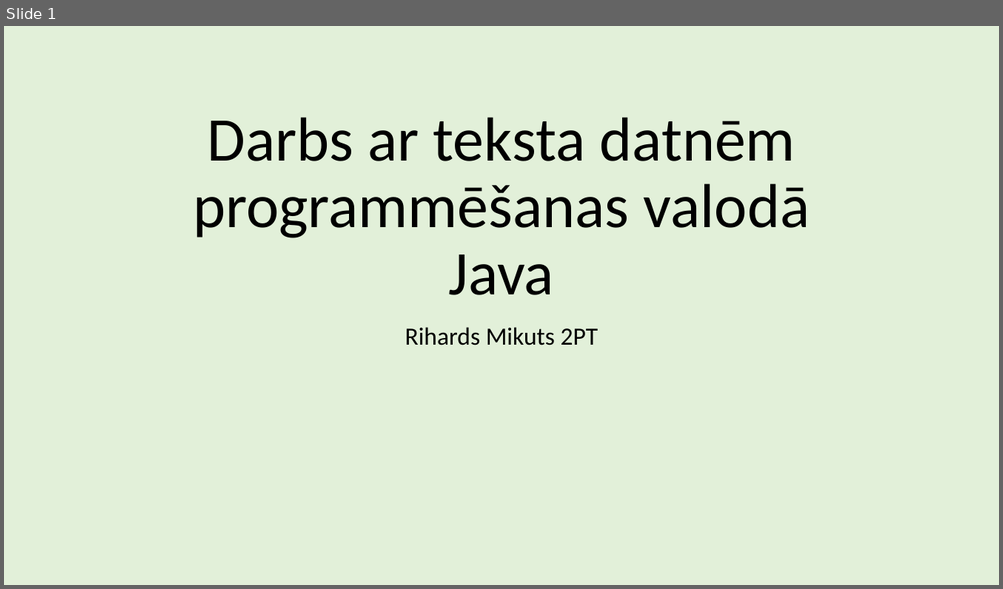
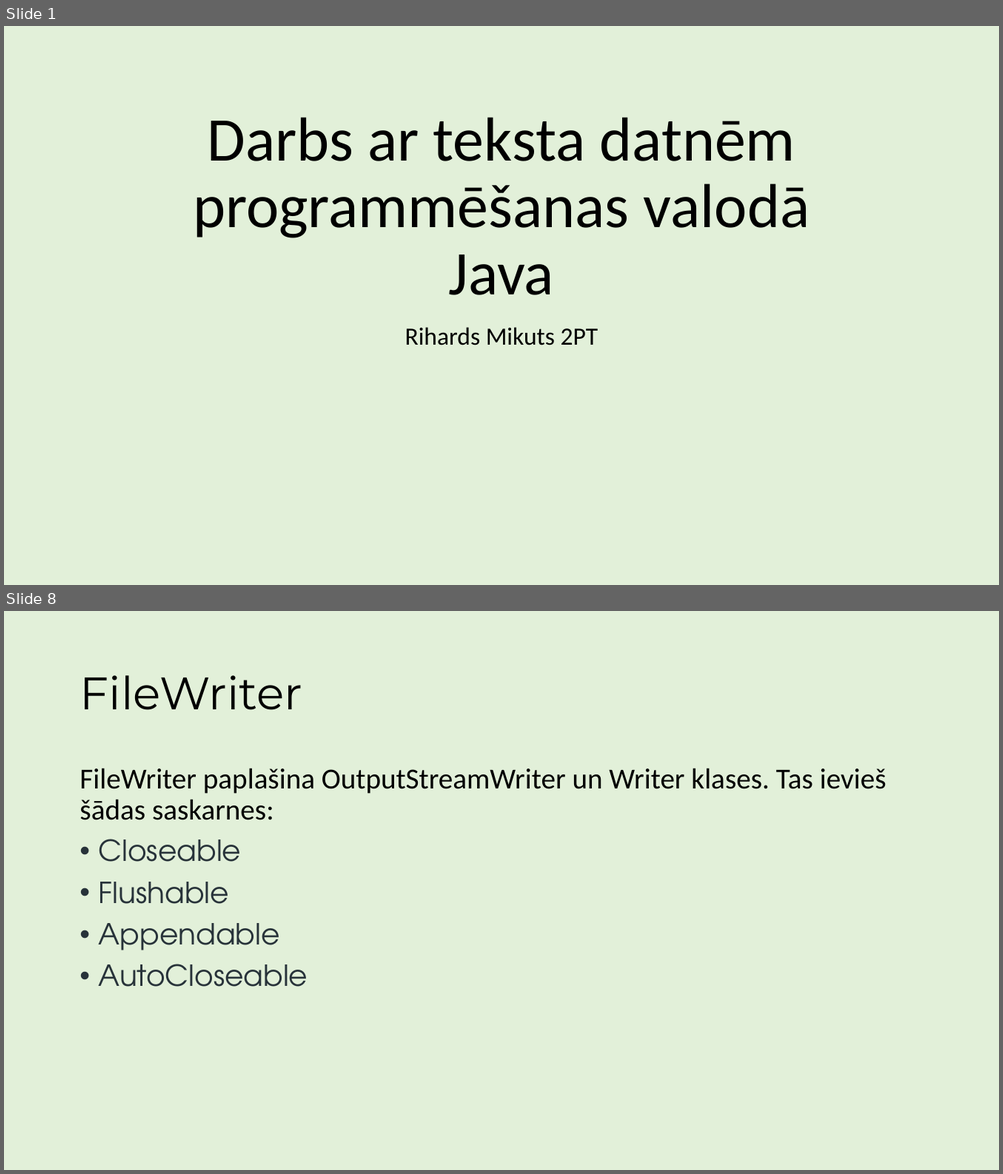
Before and after one commit to ricciss/TekstaDatnes, a slide deck: MacibuMaterials.pptx. Shown one above the other, each under a label of ours: slide 1 before the commit, slides 1 and 8 after it; the slides between them are not shown. The pictures are 1003x589 and 1003x1174 pixels, drawn with LibreOffice and Linux fonts; fonts in the diff are those of the drawing. Boxes give left, top, right and bottom in pixels: in the first picture for what was removed or moved away, otherwise in the second. Text is boxed around its words. In the diff, an @@ line names an element or a change of style, - is before the commit and + after.

Commit message:
Izveidota informācija par pakotni un FileWriter

```diff
--- a/MacibuMaterials.pptx
+++ b/MacibuMaterials.pptx
@@ slide 8 added at [4,611,999,1170], background #E2F0D9 @@
@@ title added at [79,675,302,710], 44 pt, text #000000 @@
+FileWriter
@@ text added at [79,768,886,987], 28 pt, text #000000 @@
+FileWriter paplašina OutputStreamWriter un Writer klases. Tas ievieš šādas saskarnes:
+• Closeable
+• Flushable
+• Appendable
+• AutoCloseable
```
Also in this commit, not shown: 1 slide changed, 7 other slides added.
